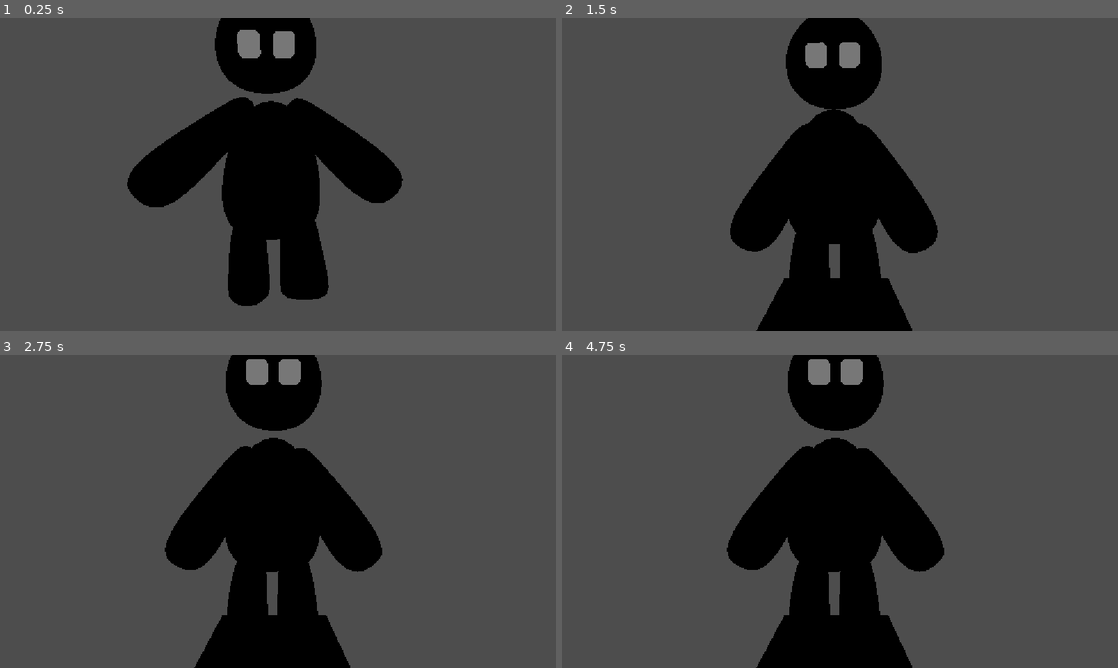
Above: before the commit, frames 1-4 (two rows, left to right).
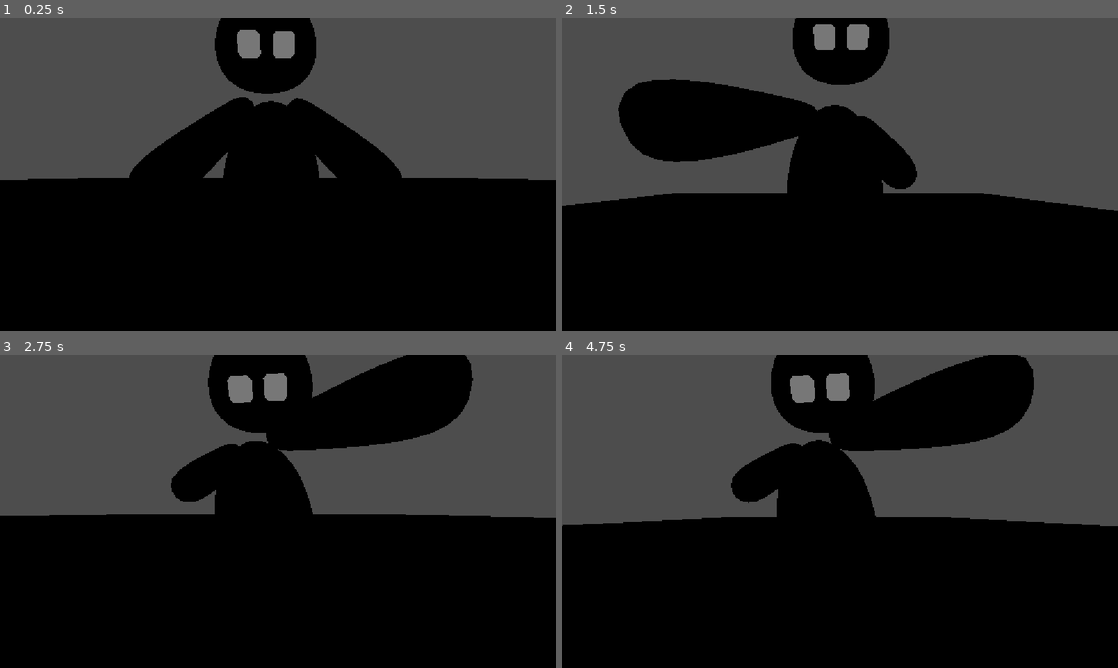
Above: after the commit, the same moments.

Repository: TheAbdullahSaleem/Runner
Game: Godot game, scene res://Scenes/Main.tscn
Two runs of this game, one before a commit and one after it. Both use one fixed random seed, a clock stepped at 60 frames per second and the inputs below.
Inputs (mouse positions are in pixels of both pictures, inside the frame that each line leads up to):
- Up to frame 1 (0.25 s): no input
- Up to frame 2 (1.5 s): tap Enter at 0.5 s; move the mouse to (962, 158) at 0.52 s; hold Right (right) 0.53-1.28 s; tap Space (jump) at 0.6, 0.77, 1.07 s; click (962, 158) at 0.67 s; move the mouse to (728, 190) at 1.27 s; hold Down from 1.28 s (still down); tap Alt at 1.35 s
- Up to frame 3 (2.75 s): tap Space (jump) at 1.52, 1.55, 1.82, 2.3 s; move the mouse to (333, 442) at 2.02 s; release Down at 2.03 s; hold Right (right) from 2.03 s (still down); tap Shift at 2.1 s
- Up to frame 4 (4.75 s): move the mouse to (812, 574) at 2.77 s; release Right (right) at 2.78 s; hold Up 2.78-3.53 s; tap Space (jump) at 2.85, 3.02, 3.32, 3.77, 3.8, 4.07, 4.52, 4.55 s; click (812, 574) at 2.92 s; move the mouse to (1006, 558) at 3.52 s; hold Left (left) from 3.53 s (still down); tap Alt at 3.6 s; move the mouse to (673, 464) at 4.27 s; tap Shift at 4.35 s

The runs differ from the first frame. In frame 1, 41% of the frame differs, in the area x 0-100%, y 51-100%; in frame 2, 43%; in frame 3, 49%, in the area x 0-100%, y 0-100%; in frame 4, 48%.

Commit message:
Made the jumping mechanics and running mechanics as the falling one broke

Diff:
--- a/Scenes/Main.tscn
+++ b/Scenes/Main.tscn
@@ -7,6 +7,9 @@
 [node name="CharacterBody3D" parent="." unique_id=1728798874 instance=ExtResource("1_r150o")]
 
 [node name="CSGBox3D" type="CSGBox3D" parent="." unique_id=1037971797]
-transform = Transform3D(1, 0, 0, 0, 1, 0, 0, 0, 1, 0, -3.6703377, 0)
+transform = Transform3D(1, 0, 0, 0, 1, 0, 0, 0, 1, 0, -0.1427381, 0)
 use_collision = true
-size = Vector3(1, 0.22192383, 1)
+size = Vector3(100, 0.222, 100)
+
+[node name="CSGBox3D2" type="CSGBox3D" parent="." unique_id=553849205]
+transform = Transform3D(1, 0, 0, 0, 1, 0, 0, 0, 1, 0.3143425, 0.90604734, -3.0709229)
--- a/Scripts/Player.gd
+++ b/Scripts/Player.gd
@@ -35,13 +35,20 @@
 	anim_tree["parameters/fall/blend_amount"] = fall_val
 
 func _physics_process(delta: float) -> void:
+	movements()
 	update_tree()
 	handle_anim(delta)
 	if not is_on_floor():
-		current_anim = FALL
-		velocity.y = -5
+		velocity.y -= 9.8*delta
+		if velocity.y < 0:
+			current_anim = FALL
 	if Input.is_action_just_pressed("jump") and is_on_floor():
-		velocity.y = move_toward(position.y,10,delta)
+		velocity.y = 10
+		current_anim = JUMP
 	if velocity == Vector3.ZERO:
 		current_anim =IDLE
+
 	move_and_slide()
+func movements():
+	velocity.x = Input.get_axis("left","right")*SPEED
+	velocity.z = 10
